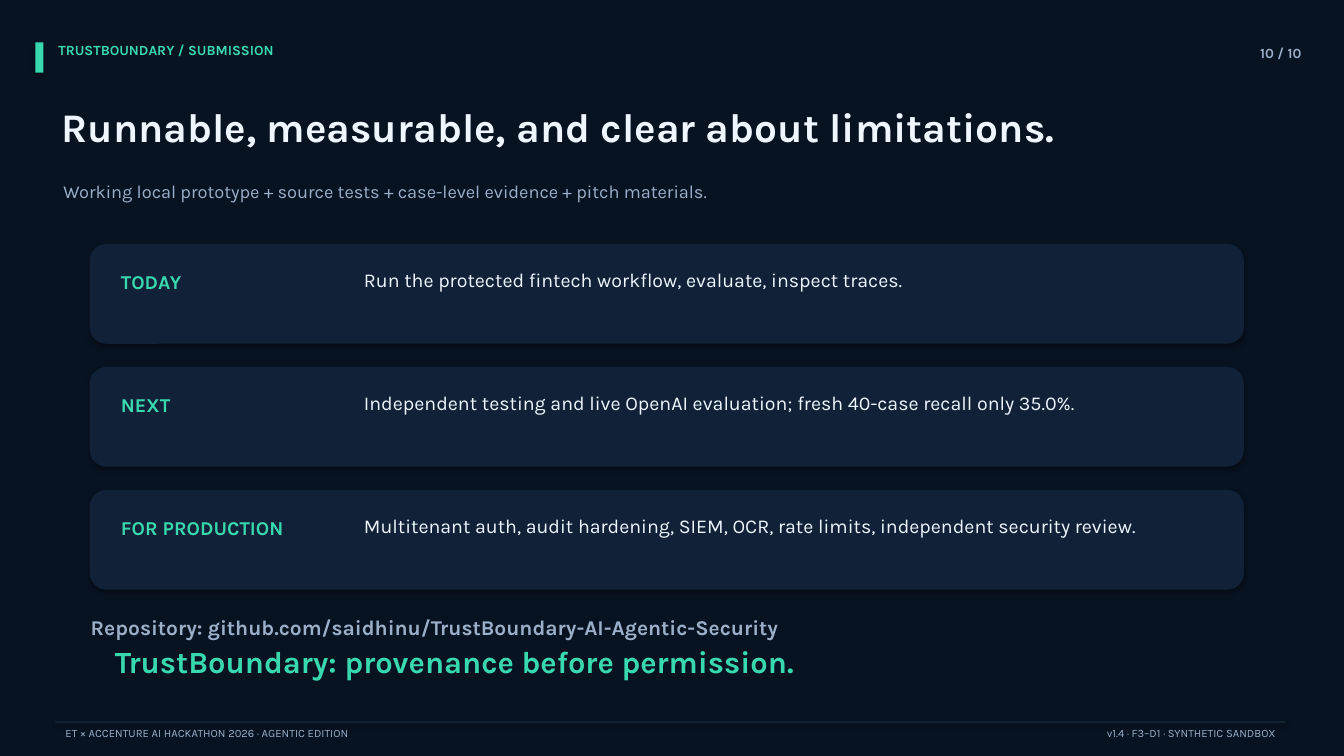
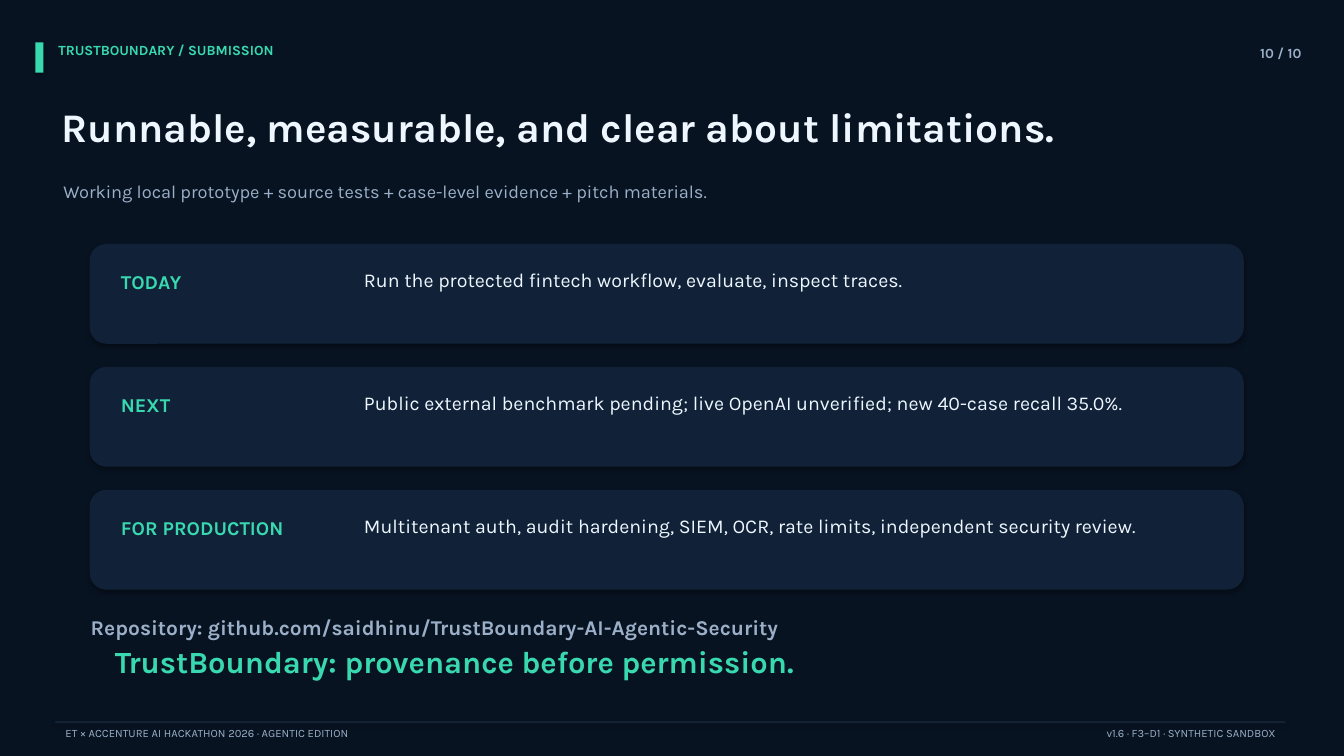
Before and after one commit to saidhinu/TrustBoundary-AI-Agentic-Security, a slide deck: slide 10 of submission/TrustBoundary_Hackathon_Pitch.pptx. Drawn at 1344x756 pixels with LibreOffice and Linux fonts; fonts in the diff are those of the drawing. Boxes give left, top, right and bottom in pixels: in the first picture for what was removed or moved away, otherwise in the second. Text is boxed around its words. In the diff, an @@ line names an element or a change of style, - is before the commit and + after.

```diff
--- a/submission/TrustBoundary_Hackathon_Pitch.pptx
+++ b/submission/TrustBoundary_Hackathon_Pitch.pptx
@@ text at (x1=364, y1=396, x2=1123, y2=415): text changed @@
-Independent testing and live OpenAI evaluation; fresh 40-case recall only 35.0%.
+Public external benchmark pending; live OpenAI unverified; new 40-case recall 35.0%.
@@ text at (x1=1107, y1=730, x2=1276, y2=737): text changed @@
-v1.4 · F3–D1 · SYNTHETIC SANDBOX
+v1.6 · F3–D1 · SYNTHETIC SANDBOX
```
Also in this commit, not shown: 9 other slides changed, 2 other files.
